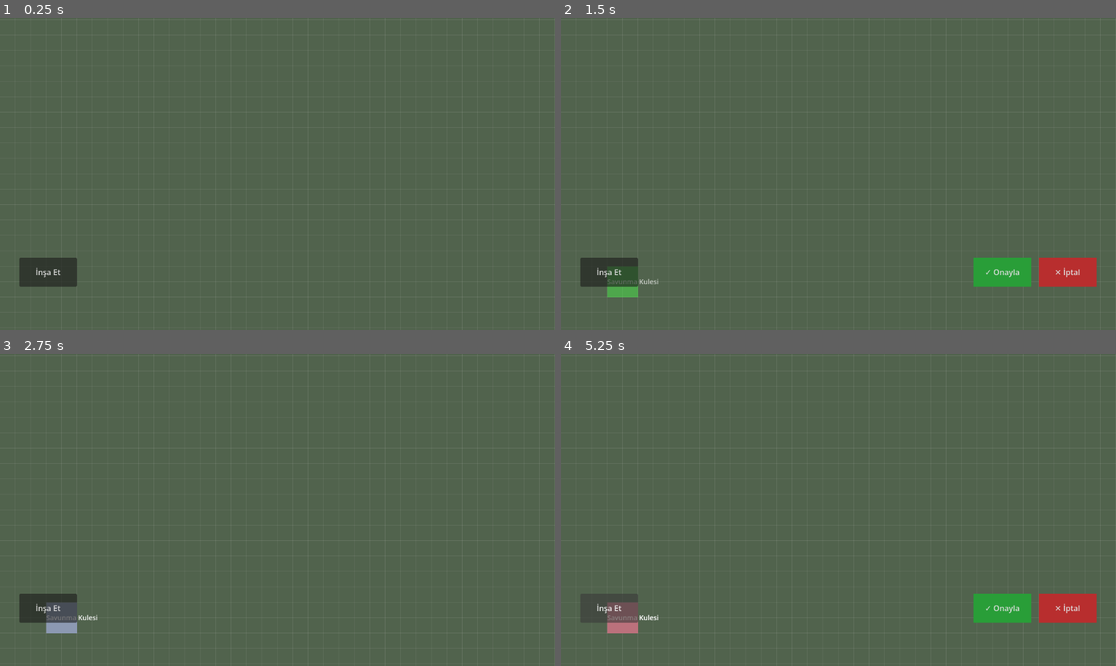
Above: before the commit, frames 1-4 (two rows, left to right).
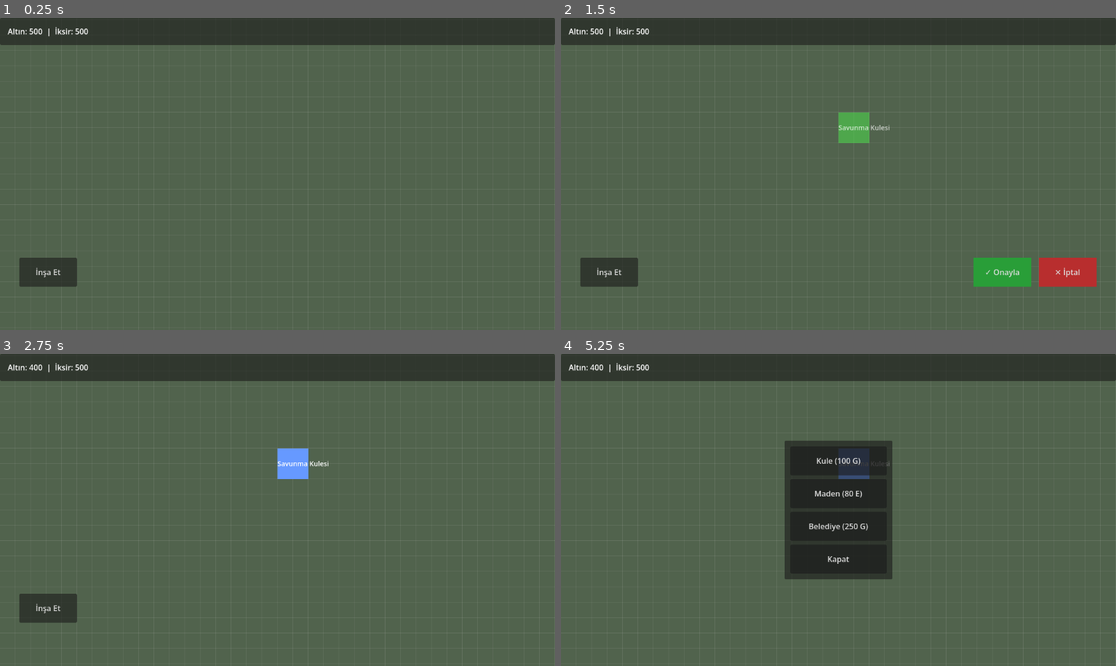
Above: after the commit, the same moments.

Repository: YazarKemal/ClashGame
Game: Godot game, scene res://scenes/main.tscn
The game is run twice, just before and just after one commit, with the same random seed, the same clock (stepped at 60 frames per second) and the same inputs.
Inputs (mouse positions are in pixels of both pictures, inside the frame that each line leads up to):
- Up to frame 1 (0.25 s): no input
- Up to frame 2 (1.5 s): click "İnşa Et" at 0.5 s; click (838, 124) at 1.25 s, where only the run after the commit has a clickable "Kule (100 G)"
- Up to frame 3 (2.75 s): click "✓ Onayla" at 2 s
- Up to frame 4 (5.25 s): click "İnşa Et" at 2.75 s; click (838, 494) at 3.5 s, where only the run after the commit has a clickable "Maden (80 E)"; click "✕ İptal" at 4.25 s; click "İnşa Et" at 5 s

The runs differ from the first frame. In frame 1, 8.7% of the frame differs, in the area x 0-100%, y 0-9%; in frame 2, 9.8%; in frame 3, 9.8%; in frame 4, 20%, in the area x 0-100%, y 0-90%.

Commit message:
feat: add build menu and resource system (gold/elixir)
- Add GameManager autoload with gold/elixir economy, spend/add and
  resource_changed signal.
- Add building types (tower, gold mine, town hall) with cost, color and
  gold production; mine feeds gold via a per-second timer.
- Deduct building cost on confirm; block placement when unaffordable.
- Add top bar resource counters and a build selection menu in the UI.

Co-Authored-By: Claude Opus 4.7 <noreply@anthropic.com>

Diff:
--- a/project.godot
+++ b/project.godot
@@ -17,3 +17,7 @@
 config/name="ClashGame"
 run/main_scene="uid://bcmgmainvill0"
 config/features=PackedStringArray("4.7", "Mobile")
+
+[autoload]
+
+GameManager="*res://scripts/game_manager.gd"
--- a/scenes/ui.tscn
+++ b/scenes/ui.tscn
@@ -10,6 +10,76 @@
 
 [node name="UI" type="CanvasLayer"]
 script = ExtResource("1_ui")
+
+[node name="TopBar" type="PanelContainer" parent="."]
+anchors_preset = 10
+anchor_right = 1.0
+offset_bottom = 56.0
+grow_horizontal = 2
+
+[node name="Margin" type="MarginContainer" parent="TopBar"]
+layout_mode = 2
+theme_override_constants/margin_left = 16
+theme_override_constants/margin_top = 12
+theme_override_constants/margin_right = 16
+theme_override_constants/margin_bottom = 12
+
+[node name="HBox" type="HBoxContainer" parent="TopBar/Margin"]
+layout_mode = 2
+theme_override_constants/separation = 8
+
+[node name="GoldLabel" type="Label" parent="TopBar/Margin/HBox"]
+layout_mode = 2
+text = "Altın: 500"
+
+[node name="Sep" type="Label" parent="TopBar/Margin/HBox"]
+layout_mode = 2
+text = "|"
+
+[node name="ElixirLabel" type="Label" parent="TopBar/Margin/HBox"]
+layout_mode = 2
+text = "İksir: 500"
+
+[node name="BuildMenu" type="PanelContainer" parent="."]
+visible = false
+anchors_preset = 8
+anchor_left = 0.5
+anchor_top = 0.5
+anchor_right = 0.5
+anchor_bottom = 0.5
+grow_horizontal = 2
+grow_vertical = 2
+
+[node name="Margin" type="MarginContainer" parent="BuildMenu"]
+layout_mode = 2
+theme_override_constants/margin_left = 12
+theme_override_constants/margin_top = 12
+theme_override_constants/margin_right = 12
+theme_override_constants/margin_bottom = 12
+
+[node name="VBox" type="VBoxContainer" parent="BuildMenu/Margin"]
+layout_mode = 2
+theme_override_constants/separation = 8
+
+[node name="TowerButton" type="Button" parent="BuildMenu/Margin/VBox"]
+custom_minimum_size = Vector2(200, 60)
+layout_mode = 2
+text = "Kule (100 G)"
+
+[node name="MineButton" type="Button" parent="BuildMenu/Margin/VBox"]
+custom_minimum_size = Vector2(200, 60)
+layout_mode = 2
+text = "Maden (80 E)"
+
+[node name="TownHallButton" type="Button" parent="BuildMenu/Margin/VBox"]
+custom_minimum_size = Vector2(200, 60)
+layout_mode = 2
+text = "Belediye (250 G)"
+
+[node name="CloseMenuButton" type="Button" parent="BuildMenu/Margin/VBox"]
+custom_minimum_size = Vector2(200, 60)
+layout_mode = 2
+text = "Kapat"
 
 [node name="BuildButton" type="Button" parent="."]
 custom_minimum_size = Vector2(120, 60)
--- a/scripts/building.gd
+++ b/scripts/building.gd
@@ -2,29 +2,79 @@
 class_name Building
 
 enum State { PREVIEW, PLACED }
+enum Type { TOWER, MINE, TOWN_HALL }
+
+## Static definitions per building type: footprint, cost, currency and color.
+const DATA := {
+	Type.TOWER: {
+		"name": "Savunma Kulesi",
+		"size": 2,
+		"cost": 100,
+		"currency": "gold",
+		"color": Color(0.4, 0.6, 1.0, 1.0),
+		"gold_per_sec": 0,
+	},
+	Type.MINE: {
+		"name": "Altın Madeni",
+		"size": 2,
+		"cost": 80,
+		"currency": "elixir",
+		"color": Color(1.0, 0.78, 0.2, 1.0),
+		"gold_per_sec": 5,
+	},
+	Type.TOWN_HALL: {
+		"name": "Belediye Binası",
+		"size": 3,
+		"cost": 250,
+		"currency": "gold",
+		"color": Color(0.42, 0.2, 0.62, 1.0),
+		"gold_per_sec": 0,
+	},
+}
 
 const VALID_COLOR := Color(0.3, 0.9, 0.3, 0.75)
 const INVALID_COLOR := Color(0.9, 0.3, 0.3, 0.75)
 
-## Occupied footprint size in grid cells (N x N).
-@export var grid_size := 2
-## Display name shown on the building.
-@export var building_name := "Building"
+@export var building_type := Type.TOWER
 
 var state := State.PLACED
 var cell := Vector2i.ZERO
 
+## Derived from DATA in _ready().
+var building_name := "Building"
+var grid_size := 2
+var cost := 0
+var currency := "gold"
+var gold_per_sec := 0
 var _base_color := Color(0.55, 0.6, 0.7, 1.0)
+
+var _timer: Timer = null
 
 @onready var _body: Polygon2D = $Body
 @onready var _label: Label = $Label
 
 func _ready() -> void:
+	_apply_def(DATA[building_type])
 	_label.text = building_name
 	_build_footprint()
 	_apply_state()
 
-## Builds the footprint polygon and label layout from grid_size.
+func _apply_def(def: Dictionary) -> void:
+	building_name = def["name"]
+	grid_size = def["size"]
+	cost = def["cost"]
+	currency = def["currency"]
+	gold_per_sec = def["gold_per_sec"]
+	_base_color = def["color"]
+
+## Gold spent if this building's currency is gold, else 0.
+func gold_cost() -> int:
+	return cost if currency == "gold" else 0
+
+## Elixir spent if this building's currency is elixir, else 0.
+func elixir_cost() -> int:
+	return cost if currency == "elixir" else 0
+
 func _build_footprint() -> void:
 	var size := grid_size * GridConfig.TILE_SIZE
 	var half := size * 0.5
@@ -49,12 +99,29 @@
 	_body.color = VALID_COLOR if valid else INVALID_COLOR
 	modulate.a = 0.7
 
-## Locks the building onto cell (top-left) and marks it built.
+## Locks the building onto cell (top-left), marks it built and, if it produces
+## resources, starts its periodic production timer.
 func place_at(c: Vector2i) -> void:
 	cell = c
 	state = State.PLACED
 	position = _cell_center(c)
 	_apply_state()
+	if gold_per_sec > 0:
+		_start_production()
+
+func _start_production() -> void:
+	if _timer != null:
+		return
+	_timer = Timer.new()
+	_timer.wait_time = 1.0
+	_timer.autostart = true
+	add_child(_timer)
+	_timer.timeout.connect(_produce)
+
+func _produce() -> void:
+	if gold_per_sec <= 0:
+		return
+	GameManager.add_resources(gold_per_sec, 0)
 
 func _cell_center(c: Vector2i) -> Vector2:
 	return GridConfig.cell_to_world(c.x, c.y) \
--- a/scripts/building_manager.gd
+++ b/scripts/building_manager.gd
@@ -5,6 +5,8 @@
 
 signal placement_started
 signal placement_ended(success: bool)
+
+const BUILDING_SCENE: PackedScene = preload("res://scenes/building.tscn")
 
 var occupied: Dictionary = {}  # Vector2i -> true
 
@@ -28,12 +30,11 @@
 				return false
 	return true
 
-func start_placement(building_scene: PackedScene, building_name: String, grid_size: int) -> void:
+func start_placement(building_type: Building.Type) -> void:
 	if placing:
 		cancel_placement()
-	var b: Building = building_scene.instantiate()
-	b.building_name = building_name
-	b.grid_size = grid_size
+	var b: Building = BUILDING_SCENE.instantiate()
+	b.building_type = building_type
 	add_child(b)
 	_preview = b
 	_preview_cell = GridConfig.world_to_cell(get_global_mouse_position())
@@ -45,6 +46,9 @@
 	if not placing or _preview == null:
 		return false
 	if not can_place_at(_preview_cell, _preview.grid_size):
+		return false
+	# Never confirm unless the player can afford the building's cost.
+	if not GameManager.spend_resources(_preview.gold_cost(), _preview.elixir_cost()):
 		return false
 	_place_preview()
 	placing = false
--- /dev/null
+++ b/scripts/game_manager.gd
@@ -0,0 +1,25 @@
+extends Node
+
+## Global resource economy: gold and elixir. Registered as an autoload so any
+## node can reference it by name (GameManager).
+
+signal resource_changed(gold: int, elixir: int)
+
+var gold := 500
+var elixir := 500
+
+## Adds resources and emits the change.
+func add_resources(amount_gold: int, amount_elixir: int) -> void:
+	gold += amount_gold
+	elixir += amount_elixir
+	resource_changed.emit(gold, elixir)
+
+## Spends the given amounts only if the player can afford both. Returns false
+## (and changes nothing) when insufficient.
+func spend_resources(amount_gold: int, amount_elixir: int) -> bool:
+	if gold < amount_gold or elixir < amount_elixir:
+		return false
+	gold -= amount_gold
+	elixir -= amount_elixir
+	resource_changed.emit(gold, elixir)
+	return true
--- a/scripts/ui.gd
+++ b/scripts/ui.gd
@@ -1,36 +1,80 @@
 extends CanvasLayer
 
-## Top-layer UI: the Build button starts placement; while placing, the
-## Confirm/Cancel buttons appear in the bottom-right corner.
-
-const DEFENSE_TOWER_SCENE: PackedScene = preload("res://scenes/building.tscn")
-const DEFENSE_TOWER_NAME := "Savunma Kulesi"
-const DEFENSE_TOWER_SIZE := 2
+## Top-layer UI: the Build button opens the build menu; picking a building
+## starts placement with the Confirm/Cancel buttons in the bottom-right corner.
+## The top bar shows the current gold/elixir totals.
 
 @export var manager_path: NodePath
 
 var manager: BuildingManager
 
 @onready var build_button: Button = $BuildButton
+@onready var build_menu: PanelContainer = $BuildMenu
+@onready var tower_button: Button = $BuildMenu/Margin/VBox/TowerButton
+@onready var mine_button: Button = $BuildMenu/Margin/VBox/MineButton
+@onready var town_hall_button: Button = $BuildMenu/Margin/VBox/TownHallButton
+@onready var close_menu_button: Button = $BuildMenu/Margin/VBox/CloseMenuButton
 @onready var confirm_button: Button = $PlacementButtons/ConfirmButton
 @onready var cancel_button: Button = $PlacementButtons/CancelButton
+@onready var gold_label: Label = $TopBar/Margin/HBox/GoldLabel
+@onready var elixir_label: Label = $TopBar/Margin/HBox/ElixirLabel
 
 func _ready() -> void:
 	manager = get_node(manager_path)
-	manager.placement_started.connect(func() -> void:
-		confirm_button.show()
-		cancel_button.show())
-	manager.placement_ended.connect(func(_success: bool) -> void:
-		confirm_button.hide()
-		cancel_button.hide())
+	manager.placement_started.connect(_on_placement_started)
+	manager.placement_ended.connect(_on_placement_ended)
+
 	build_button.pressed.connect(_on_build_pressed)
+	tower_button.pressed.connect(_start_tower_placement)
+	mine_button.pressed.connect(_start_mine_placement)
+	town_hall_button.pressed.connect(_start_town_hall_placement)
+	close_menu_button.pressed.connect(_close_build_menu)
 	confirm_button.pressed.connect(_on_confirm_pressed)
 	cancel_button.pressed.connect(_on_cancel_pressed)
+
 	confirm_button.hide()
 	cancel_button.hide()
+	build_menu.hide()
+
+	GameManager.resource_changed.connect(_update_resources)
+	_update_resources(GameManager.gold, GameManager.elixir)
+
+func _update_resources(gold: int, elixir: int) -> void:
+	gold_label.text = "Altın: %d" % gold
+	elixir_label.text = "İksir: %d" % elixir
 
 func _on_build_pressed() -> void:
-	manager.start_placement(DEFENSE_TOWER_SCENE, DEFENSE_TOWER_NAME, DEFENSE_TOWER_SIZE)
+	build_button.hide()
+	build_menu.show()
+
+func _close_build_menu() -> void:
+	build_menu.hide()
+	build_button.show()
+
+func _start_tower_placement() -> void:
+	manager.start_placement(Building.Type.TOWER)
+	build_menu.hide()
+	build_button.show()
+
+func _start_mine_placement() -> void:
+	manager.start_placement(Building.Type.MINE)
+	build_menu.hide()
+	build_button.show()
+
+func _start_town_hall_placement() -> void:
+	manager.start_placement(Building.Type.TOWN_HALL)
+	build_menu.hide()
+	build_button.show()
+
+func _on_placement_started() -> void:
+	confirm_button.show()
+	cancel_button.show()
+
+func _on_placement_ended(_success: bool) -> void:
+	confirm_button.hide()
+	cancel_button.hide()
+	build_menu.hide()
+	build_button.show()
 
 func _on_confirm_pressed() -> void:
 	manager.confirm_placement()
